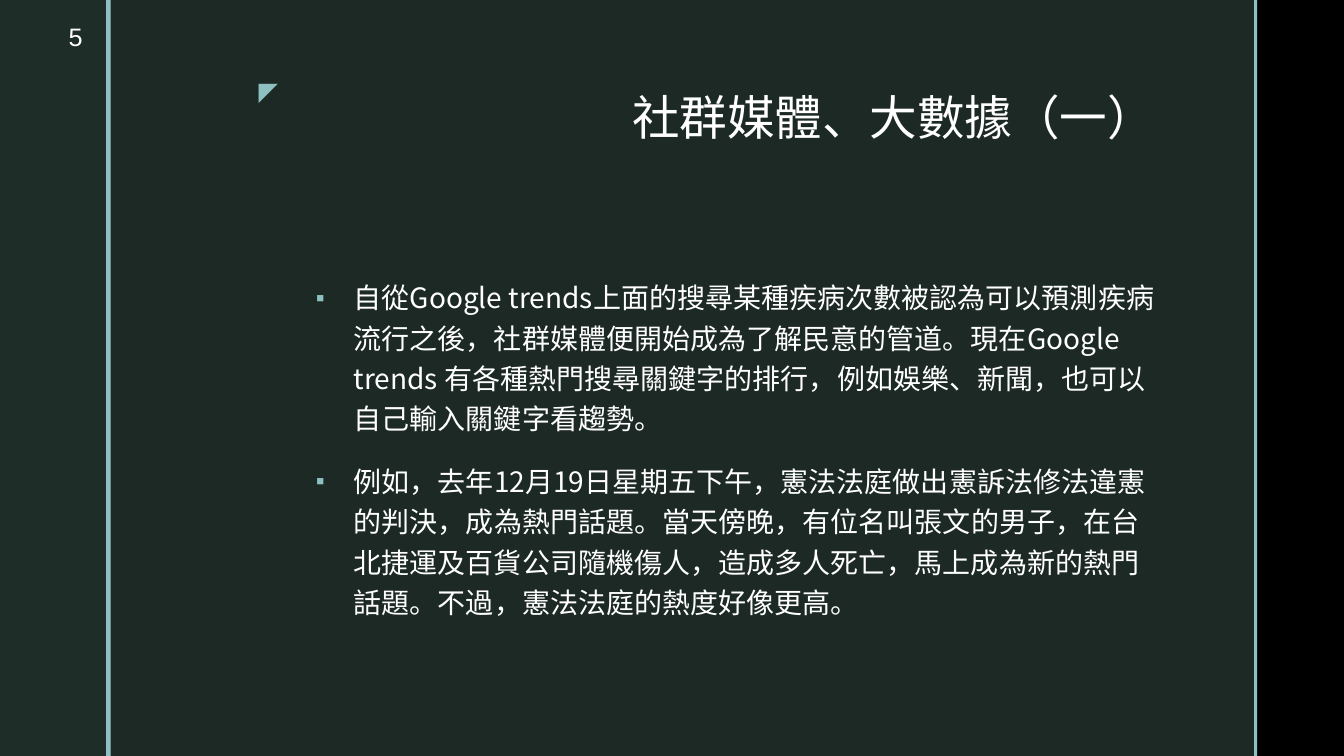
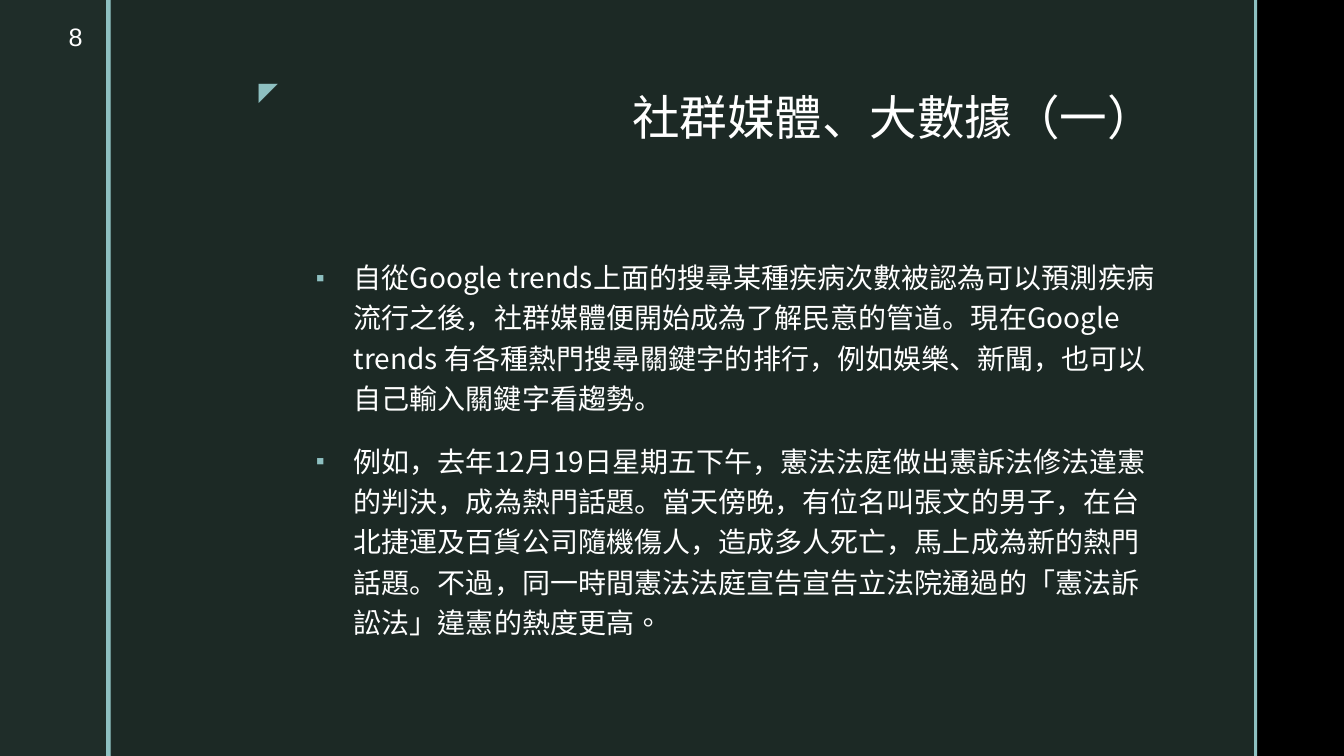
Before and after one commit to TsaiChiahung/PublicOpinion2026, a slide deck: slide 8 of 投影片/民意與調查Week12.pptx (slide 5 before the commit). Drawn at 1344x756 pixels with LibreOffice and Linux fonts; fonts in the diff are those of the drawing; background and template pictures are left out. Boxes give left, top, right and bottom in pixels: in the first picture for what was removed or moved away, otherwise in the second. Text is boxed around its words. In the diff, an @@ line names an element or a change of style, - is before the commit and + after.

```diff
--- a/投影片/民意與調查Week12.pptx
+++ b/投影片/民意與調查Week12.pptx
@@ page number at <box>69,28,83,47</box>: text changed @@
-5
+8
@@ text at <box>354,448,1146,636</box>: text changed @@
-▪ 例如，去年12月19日星期五下午，憲法法庭做出憲訴法修法違憲的判決，成為熱門話題。當天傍晚，有位名叫張文的男子，在台北捷運及百貨公司隨機傷人，造成多人死亡，馬上成為新的熱門話題。不過，憲法法庭的熱度好像更高。
+▪ 例如，去年12月19日星期五下午，憲法法庭做出憲訴法修法違憲的判決，成為熱門話題。當天傍晚，有位名叫張文的男子，在台北捷運及百貨公司隨機傷人，造成多人死亡，馬上成為新的熱門話題。不過，同一時間憲法法庭宣告宣告立法院通過的「憲法訴訟法」違憲的熱度更高。
```
Also in this commit, not shown: 2 other slides changed, 18 slides added.
